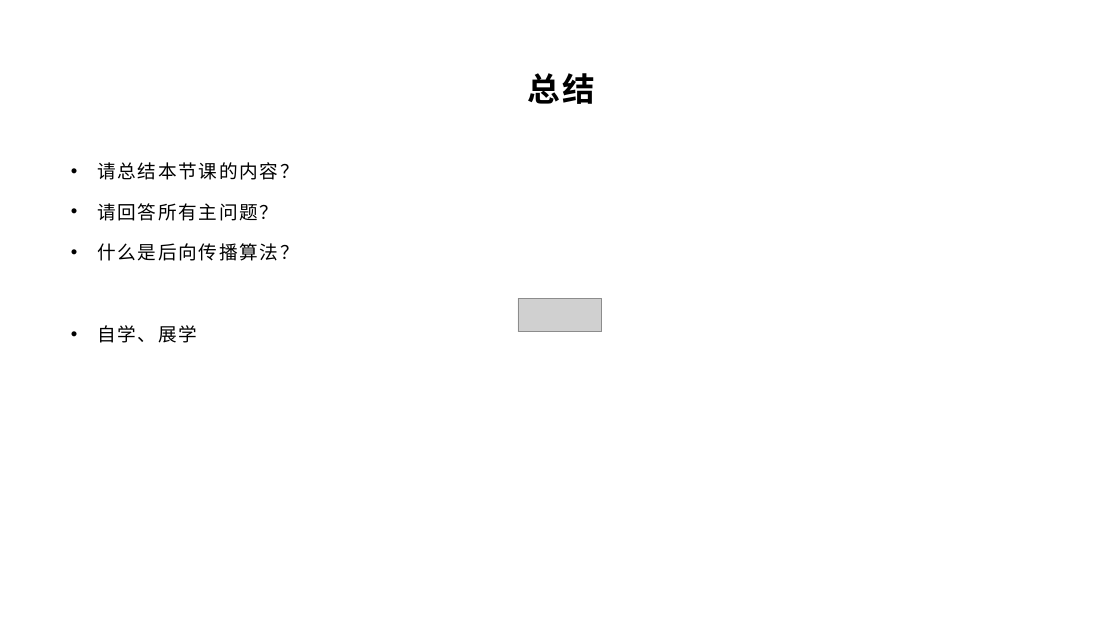
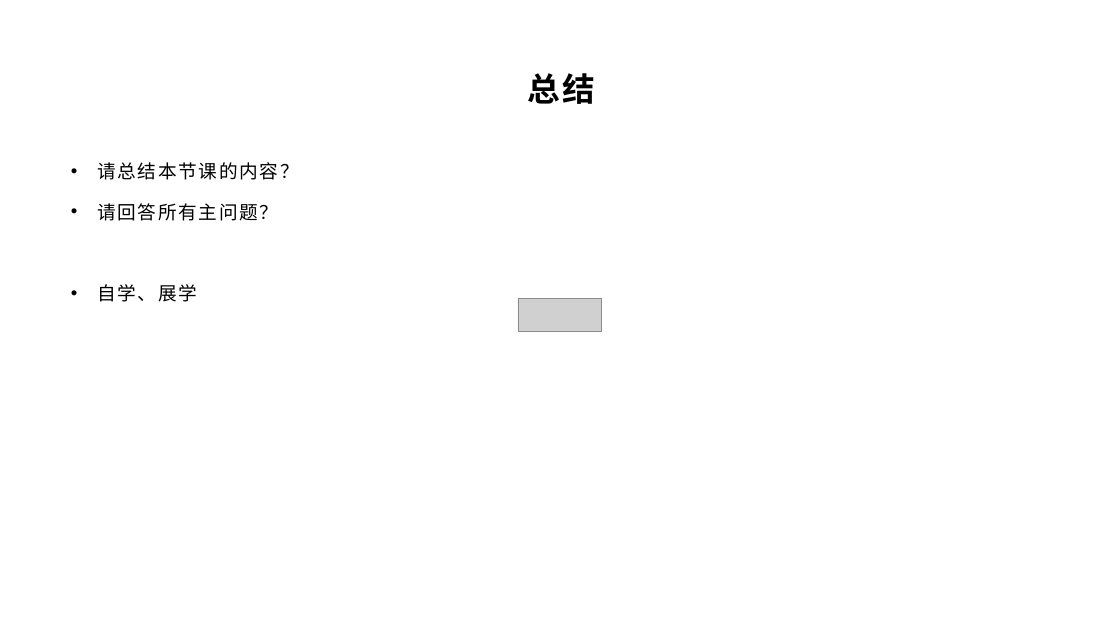
Before and after one commit to yyc-git/DeepLearningEdu, a slide deck: slide 29 of lessons/3_derivation_3/ppt/全连接层的前向和后向传播推导（下）.pptx. Drawn at 1120x630 pixels with LibreOffice and Linux fonts; fonts in the diff are those of the drawing; grey boxes stand for pictures; background and template pictures are left out. Boxes give left, top, right and bottom in pixels: in the first picture for what was removed or moved away, otherwise in the second. Text is boxed around its words. In the diff, an @@ line names an element or a change of style, - is before the commit and + after.

```diff
--- a/lessons/3_derivation_3/ppt/全连接层的前向和后向传播推导（下）.pptx
+++ b/lessons/3_derivation_3/ppt/全连接层的前向和后向传播推导（下）.pptx
@@ text at bbox=[97, 243, 299, 261]: paragraph removed @@
-• 什么是后向传播算法？
```
Also in this commit, not shown: 1 other slide changed, 1 other file.
